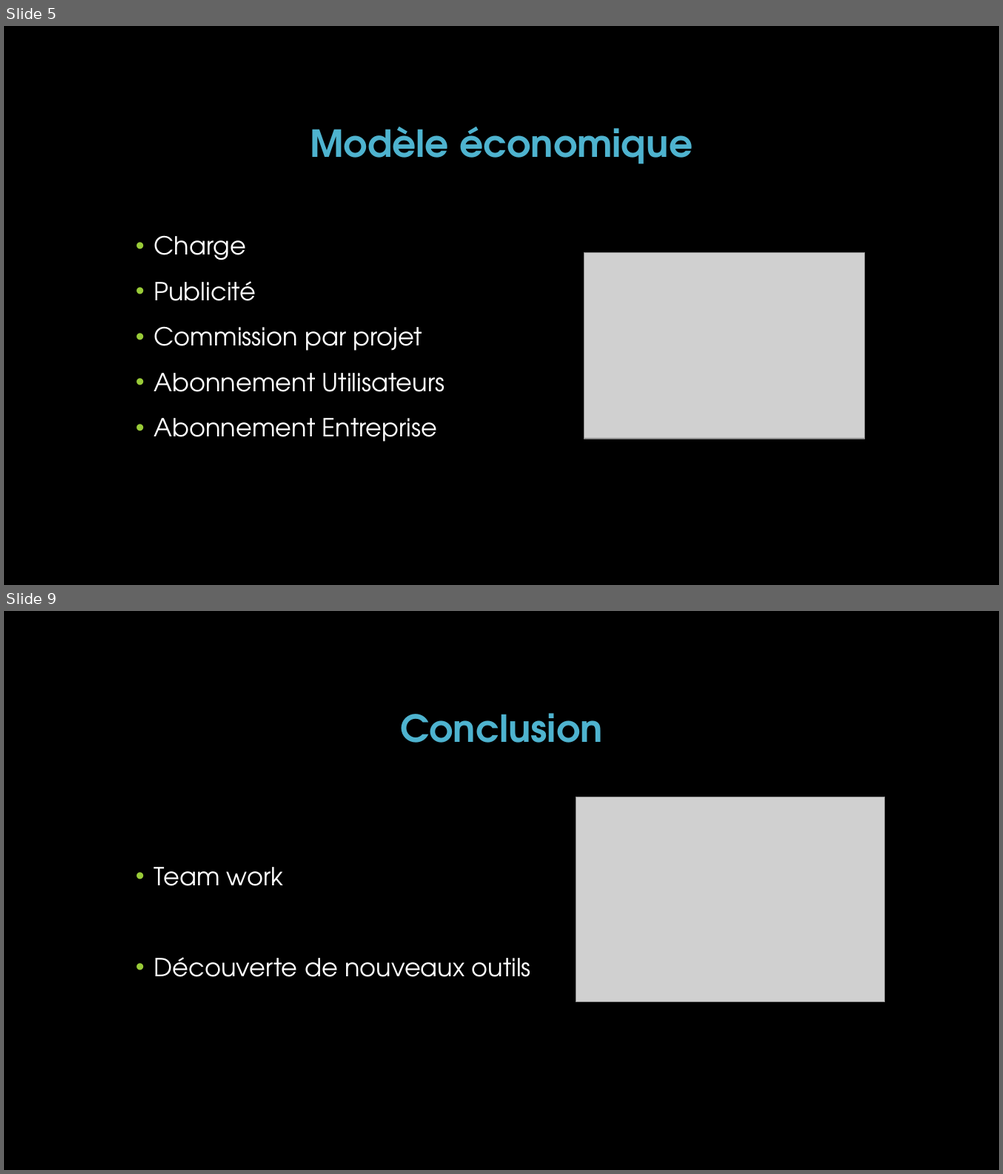
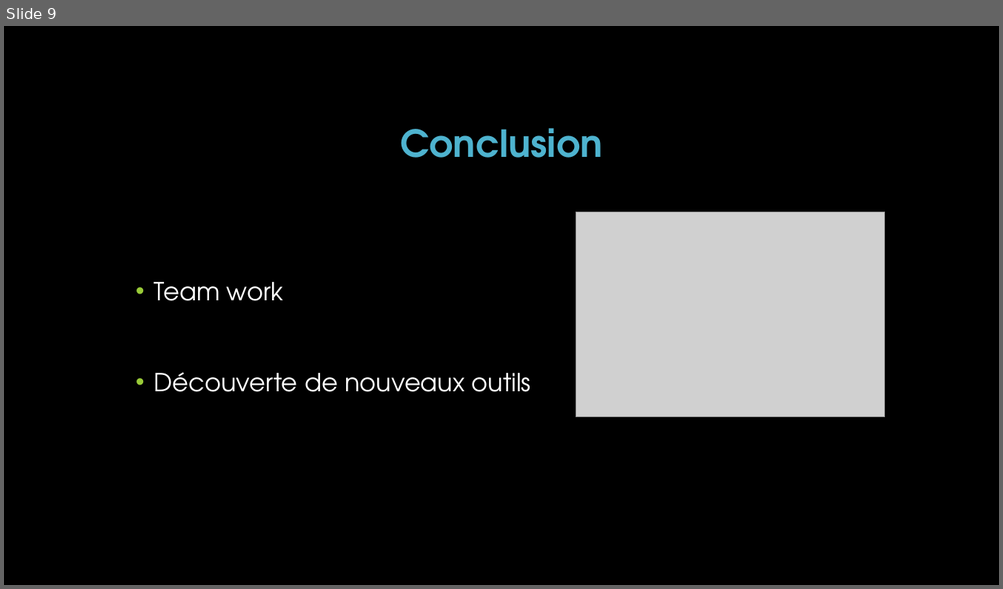
Before and after one commit to HugoPoi/mysourceproject, a slide deck: PowertPoint_Soutenance_Vendredi/MySourceProject_true_final.pptx. Shown one above the other, each under a label of ours: slides 5 and 9 before the commit, slide 9 after it; the slides between them are not shown. The pictures are 1003x1174 and 1003x589 pixels, drawn with LibreOffice and Linux fonts; fonts in the diff are those of the drawing; grey boxes stand for pictures; background and template pictures are left out. Boxes give left, top, right and bottom in pixels: in the first picture for what was removed or moved away, otherwise in the second. Text is boxed around its words. In the diff, an @@ line names an element or a change of style, - is before the commit and + after.

```diff
--- a/PowertPoint_Soutenance_Vendredi/MySourceProject_true_final.pptx
+++ b/PowertPoint_Soutenance_Vendredi/MySourceProject_true_final.pptx
@@ slide 5 removed at (4,26,999,585), background picture (left out) @@
@@ title removed at (310,127,692,164) @@
-Modèle économique
@@ text removed at (154,235,445,442) @@
-• Charge
-• Publicité
-• Commission par projet
-• Abonnement Utilisateurs
-• Abonnement Entreprise
@@ picture removed at (583,253,865,440) @@
```
Also in this commit, not shown: 5 slides changed, 3 slides added, 2 other slides removed, 2 other files.
